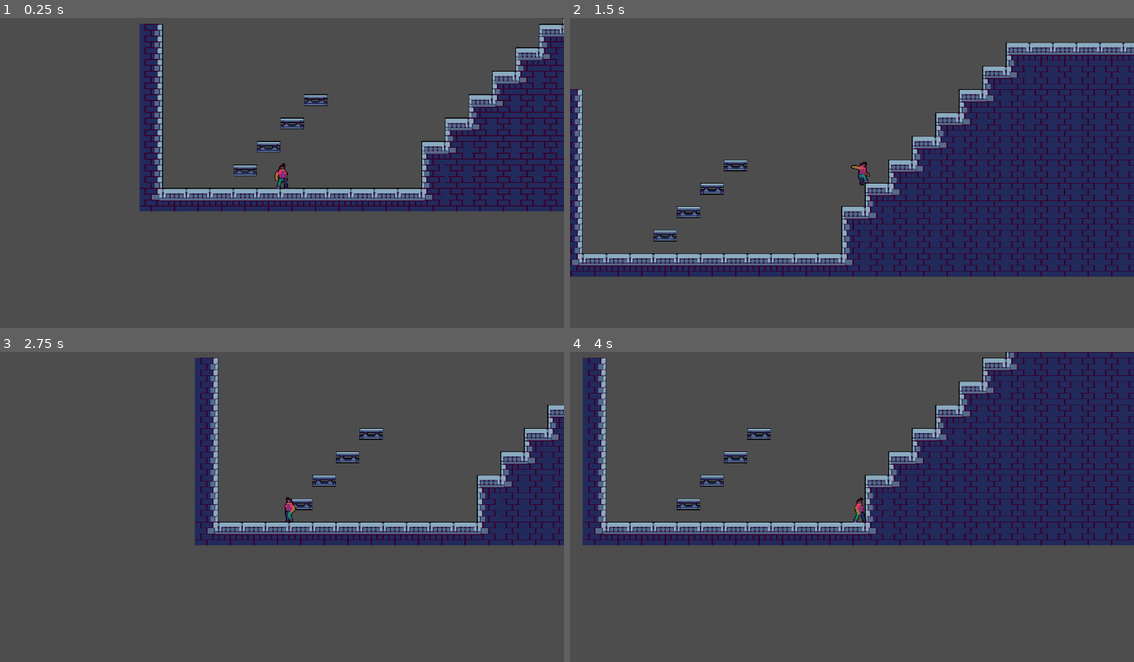
Above: before the commit, frames 1-4 (two rows, left to right).
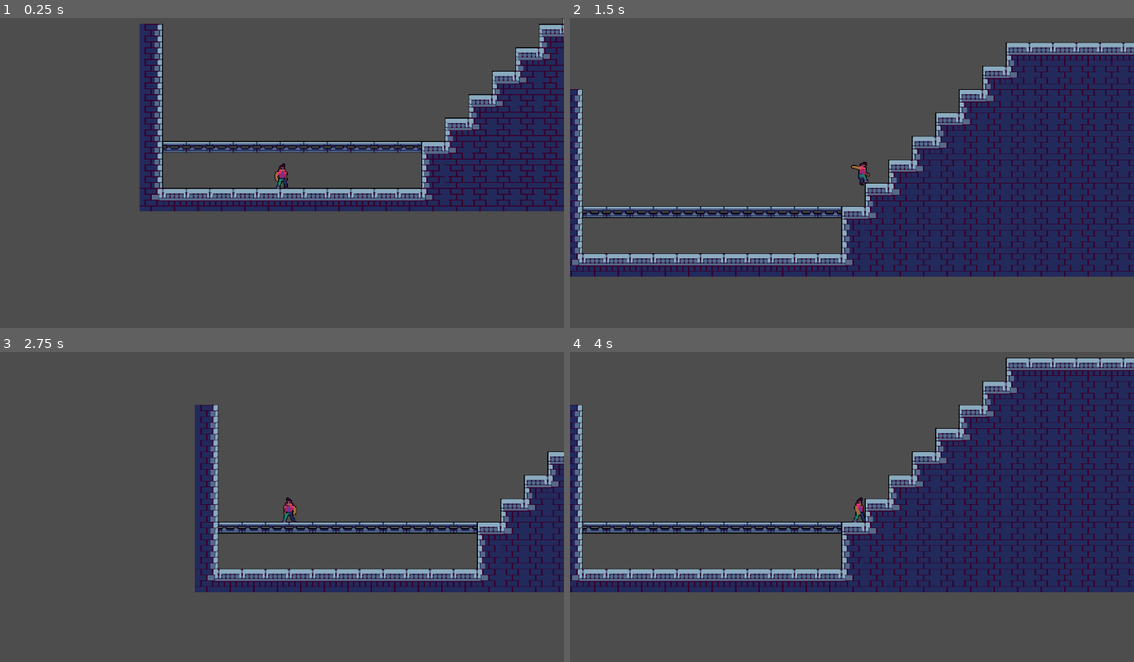
Above: after the commit, the same moments.

Repository: MaxiBianchini/Bonkhead
Game: Godot game, scene res://Scenes/Level_1.tscn
Two runs of this game, one before a commit and one after it. Both use one fixed random seed, a clock stepped at 60 frames per second and the inputs below.
Inputs:
- Up to frame 1 (0.25 s): no input
- Up to frame 2 (1.5 s): tap Enter at 0.5 s; hold Right (ui_right) from 0.53 s (still down); tap Space at 1.25 s
- Up to frame 3 (2.75 s): release Right (ui_right) at 2.03 s; hold Left (ui_left) from 2.03 s (still down)
- Up to frame 4 (4 s): release Left (ui_left) at 2.78 s; hold Right (ui_right) from 2.78 s (still down)

The runs differ from the first frame. In frame 1, 1.9% of the frame differs, in the area x 28-75%, y 24-52%; in frame 2, 2.0%; in frame 3, 14%; in frame 4, 23%, in the area x 0-100%, y 0-78%.

Commit message:
Update Level_1.tscn

Diff:
--- a/Scenes/Level_1.tscn
+++ b/Scenes/Level_1.tscn
@@ -10,7 +10,7 @@
 tile_set = ExtResource("1_c1dvb")
 rendering_quadrant_size = 32
 format = 2
-layer_0/tile_data = PackedInt32Array(196602, 327680, 1, 1310 …(4753 unchanged characters)… 2, 1, 65517, 131072, 1, -19, 131072, 1, 65524, 1, 0, 131059, 1, 0, 196594, 1, 0, 262129, 1, 0)
+layer_0/tile_data = PackedInt32Array(196602, 327680, 1, 1310 …(4753 unchanged characters)… 2, 1, 65517, 131072, 1, -19, 131072, 1, 196597, 1, 0, 196598, 1, 0, 196599, 1, 0, 196600, 1, 0, 196596, 1, 0, 196595, 1, 0, 196594, 1, 0, 196593, 1, 0, 196592, 1, 0, 196591, 1, 0, 196590, 1, 0)
 metadata/_edit_lock_ = true
 
 [node name="Player" parent="." instance=ExtResource("2_72p7r")]
